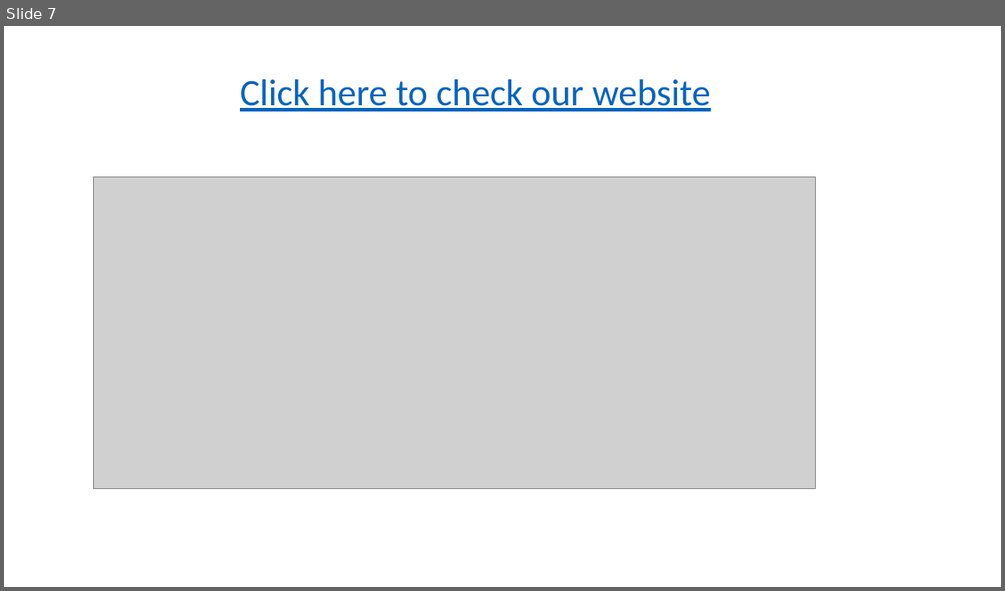
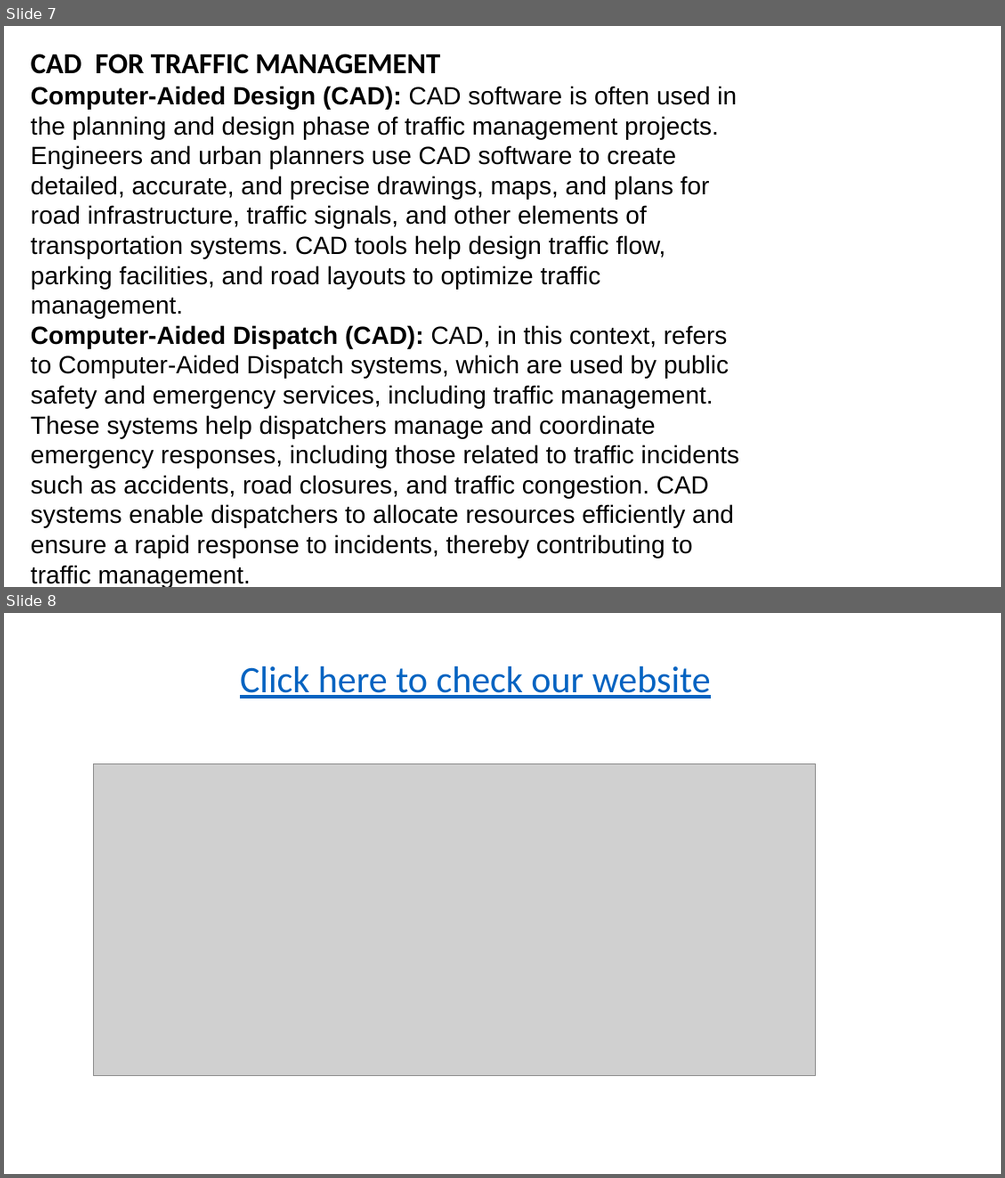
Before and after one commit to Mahesh-D2004/Traffic-management, a slide deck: Traffic management phase 4.pptx. Shown one above the other, each under a label of ours: slide 7 before the commit, slides 7 and 8 after it. The pictures are 1005x591 and 1005x1178 pixels, drawn with LibreOffice and Linux fonts; fonts in the diff are those of the drawing; grey boxes stand for pictures. Boxes give left, top, right and bottom in pixels: in the first picture for what was removed or moved away, otherwise in the second. Text is boxed around its words. In the diff, an @@ line names an element or a change of style, - is before the commit and + after.

```diff
--- a/Traffic management phase 4.pptx
+++ b/Traffic management phase 4.pptx
@@ slide 7 added at (4,26,1001,587), background #FFFFFF @@
@@ text added at (31,54,740,587), 24 pt, text #000000 @@
+CAD FOR TRAFFIC MANAGEMENT
+Computer-Aided Design (CAD): CAD software is often used in the planning and design phase of traffic management projects. Engineers and urban planners use CAD software to create detailed, accurate, and precise drawings, maps, and plans for road infrastructure, traffic signals, and other elements of transportation systems. CAD tools help design traffic flow, parking facilities, and road layouts to optimize traffic management.
+Computer-Aided Dispatch (CAD): CAD, in this context, refers to Computer-Aided Dispatch systems, which are used by public safety and emergency services, including traffic management. These systems help dispatchers manage and coordinate emergency responses, including those related to traffic incidents such as accidents, road closures, and traffic congestion. CAD systems enable dispatchers to allocate resources efficiently and ensure a rapid response to incidents, thereby contributing to traffic management.
@@ what was slide 7 is now slide 8 @@
```
Also in this commit, not shown: 1 slide changed, 4 other slides added, 4 slides removed.
